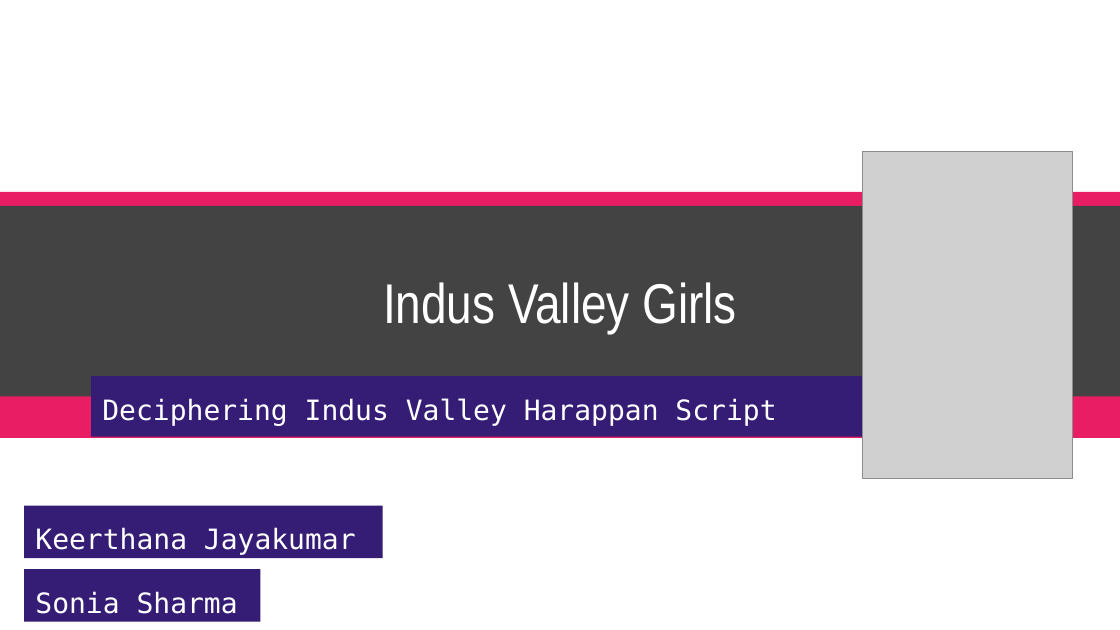
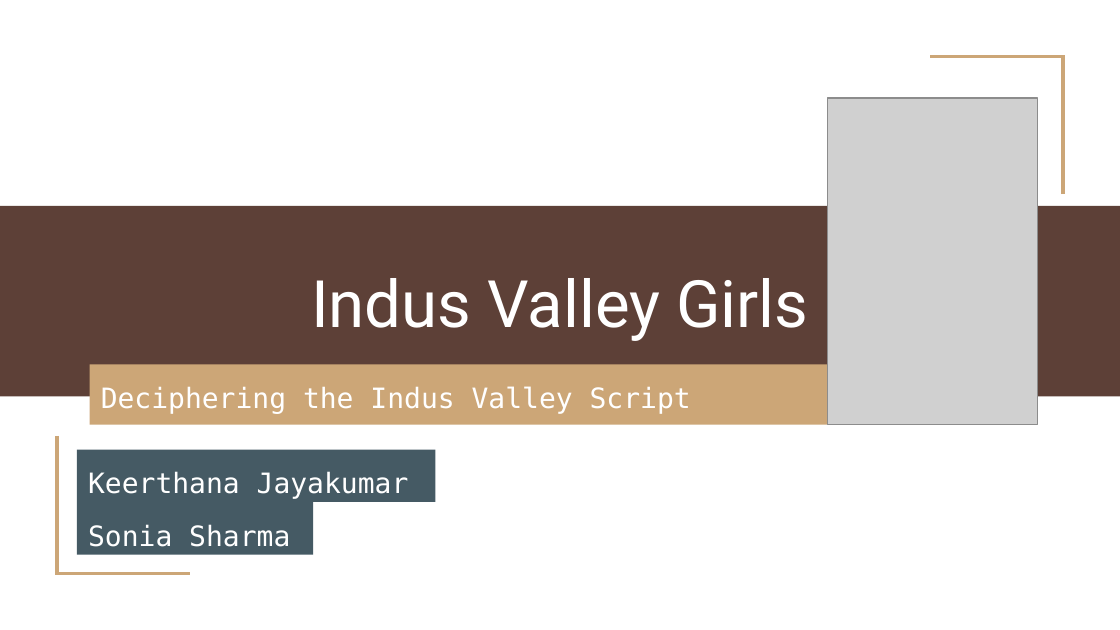
Before and after one commit to Kee2u/Deciphering_the_Indus_Valley_Script, a slide deck: slide 1 of Indus Valley Girls.pptx. Drawn at 1120x630 pixels with LibreOffice and Linux fonts; fonts in the diff are those of the drawing; grey boxes stand for pictures; background and template pictures are left out. Boxes give left, top, right and bottom in pixels: in the first picture for what was removed or moved away, otherwise in the second. Text is boxed around its words. In the diff, an @@ line names an element or a change of style, - is before the commit and + after.

```diff
--- a/Indus Valley Girls.pptx
+++ b/Indus Valley Girls.pptx
@@ freeform shape added at bbox=[931, 56, 1063, 194], outline #CCA677 2.25 pt @@
@@ picture: place and size @@
-picture at bbox=[862, 151, 1073, 478]
+picture at bbox=[828, 99, 1038, 426]
@@ title "Indus Valley Girls" at bbox=[0, 206, 1120, 396]: size 36 to 42 pt, font Arial Narrow to Roboto; fill #434343 to #5D4037 @@
@@ rectangle removed at bbox=[0, 192, 1120, 438] @@
@@ subtitle "Deciphering the Indus Valley Script": place and size @@
-subtitle "Deciphering the Indus Valley Script" at bbox=[91, 376, 1066, 437]
+subtitle "Deciphering the Indus Valley Script" at bbox=[90, 364, 1037, 424]
@@ subtitle "Deciphering the Indus Valley Script" at bbox=[90, 364, 1037, 424]: fill #351C75 to #CCA677 @@
@@ subtitle at bbox=[101, 386, 691, 414]: text changed @@
-Deciphering Indus Valley Harappan Script
+Deciphering the Indus Valley Script
@@ freeform shape added at bbox=[57, 436, 189, 573], outline #CCA677 2.25 pt @@
@@ subtitle "Keerthana Jayakumar": place and size @@
-subtitle "Keerthana Jayakumar" at bbox=[25, 505, 383, 558]
+subtitle "Keerthana Jayakumar" at bbox=[77, 449, 436, 502]
@@ subtitle "Keerthana Jayakumar" at bbox=[77, 449, 436, 502]: fill #351C75 to #455A64 @@
@@ subtitle "Sonia Sharma" at bbox=[77, 502, 314, 554]: fill #351C75 to #455A64 @@
@@ subtitle "Sonia Sharma": place and size @@
-subtitle "Sonia Sharma" at bbox=[25, 569, 261, 622]
+subtitle "Sonia Sharma" at bbox=[77, 502, 314, 554]
```
Also in this commit, not shown: 4 other slides changed, 9 slides added, 3 slides removed, 1 other file.
